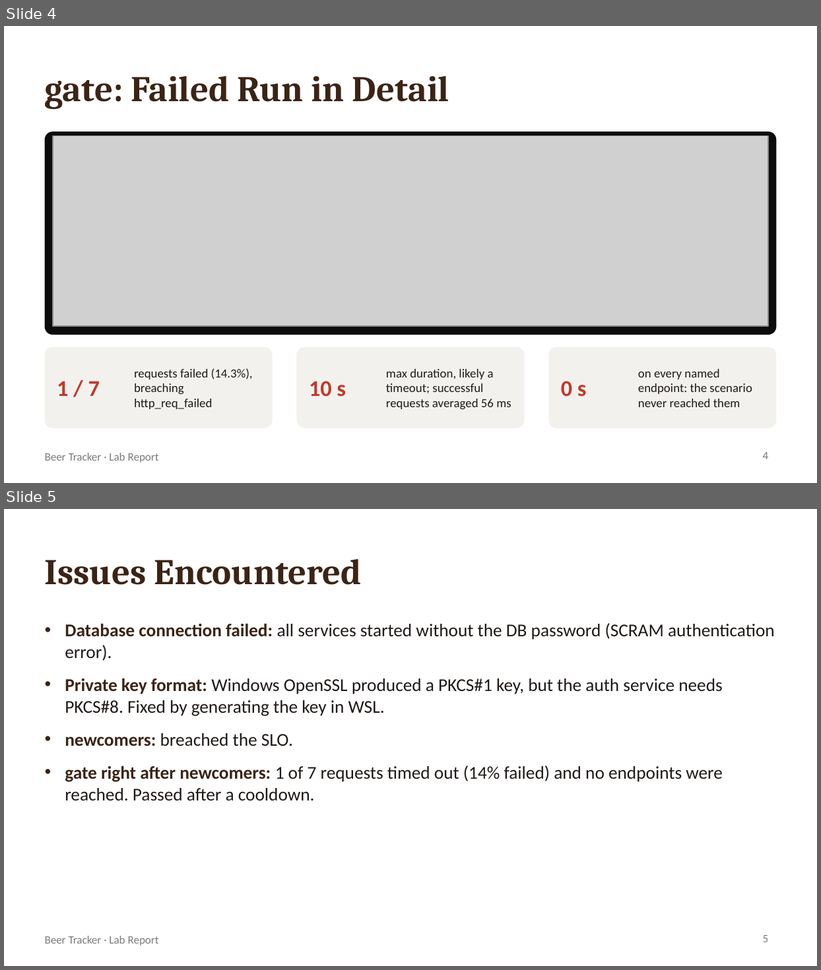
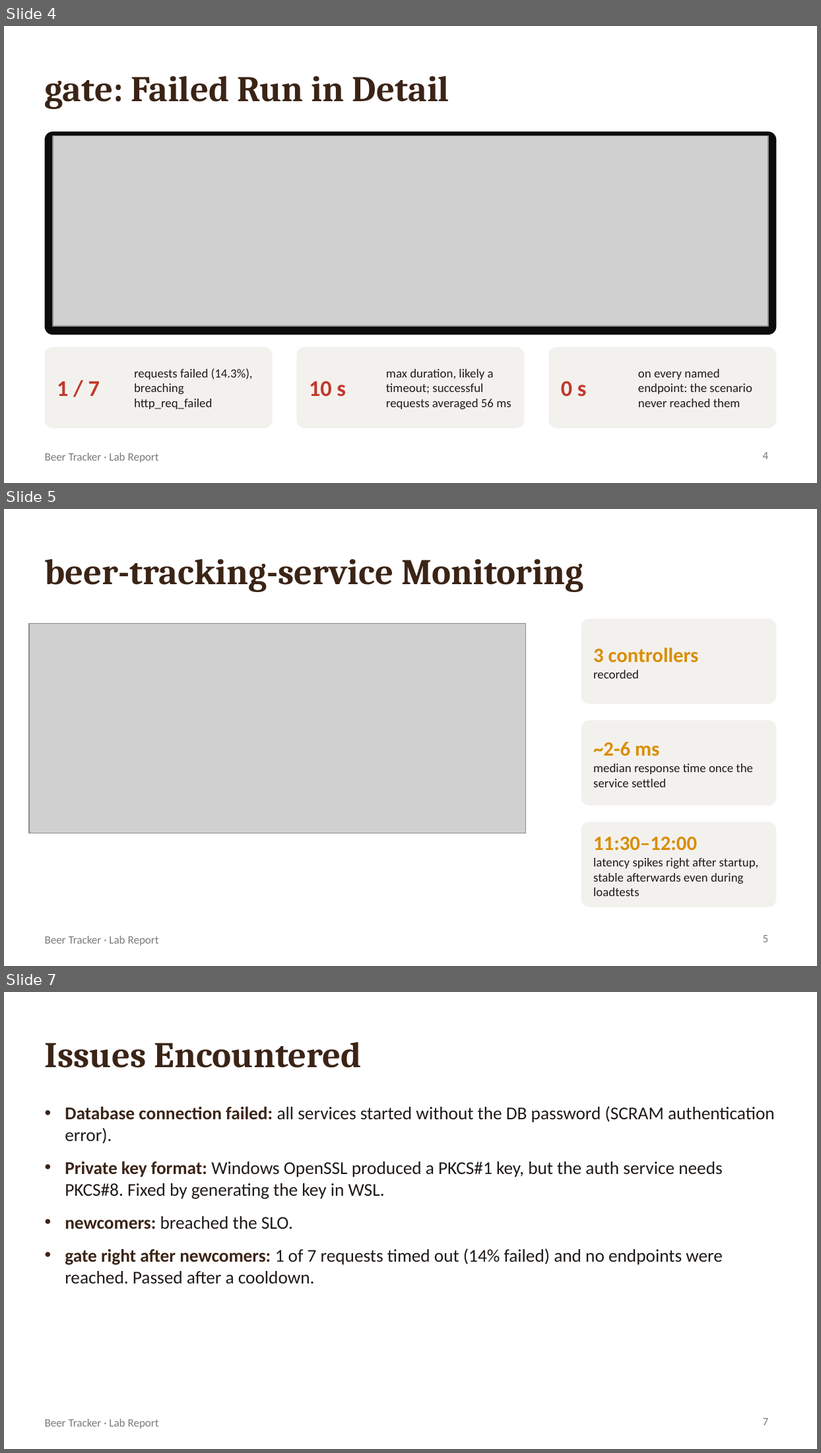
Before and after one commit to JakobSchlager/fhlva-aidlc-app, a slide deck: lab03-g1-trackers.pptx. Shown one above the other, each under a label of ours: slides 4 and 5 before the commit, slides 4, 5 and 7 after it; the slides between them are not shown. The pictures are 821x970 and 821x1453 pixels, drawn with LibreOffice and Linux fonts; fonts in the diff are those of the drawing; grey boxes stand for pictures. Boxes give left, top, right and bottom in pixels: in the first picture for what was removed or moved away, otherwise in the second. Text is boxed around its words. In the diff, an @@ line names an element or a change of style, - is before the commit and + after.

```diff
--- a/lab03-g1-trackers.pptx
+++ b/lab03-g1-trackers.pptx
@@ slide 5 added at (4, 509, 817, 966), background #FFFFFF; not listed: 1 template element that a slide beside it also shows @@
@@ title added at (45, 559, 583, 592), 32 pt, text #3B2416, bold @@
+beer-tracking-service Monitoring
@@ picture added at (29, 624, 526, 834) @@
@@ rounded rectangle added at (582, 619, 776, 704), fill #F3F1EE @@
@@ text added at (593, 648, 699, 679), 18 pt, text #D98E04, bold @@
+3 controllers
+recorded
@@ rounded rectangle added at (582, 720, 776, 806), fill #F3F1EE @@
@@ text added at (593, 742, 753, 788), 11 pt, text #1F1A17 @@
+~2-6 ms
+median response time once the service settled
@@ rounded rectangle added at (582, 822, 776, 908), fill #F3F1EE @@
@@ text added at (593, 836, 759, 896), 11 pt, text #1F1A17 @@
+11:30–12:00
+latency spikes right after startup, stable afterwards even during loadtests
@@ page number added at (763, 935, 769, 943), 10 pt, text #7A7A7A @@
+5
@@ what was slide 5 is now slide 7 @@
@@ page number at (763, 1418, 769, 1426): text changed @@
-5
+7
```
Also in this commit, not shown: 1 slide changed, 1 other slide added.
